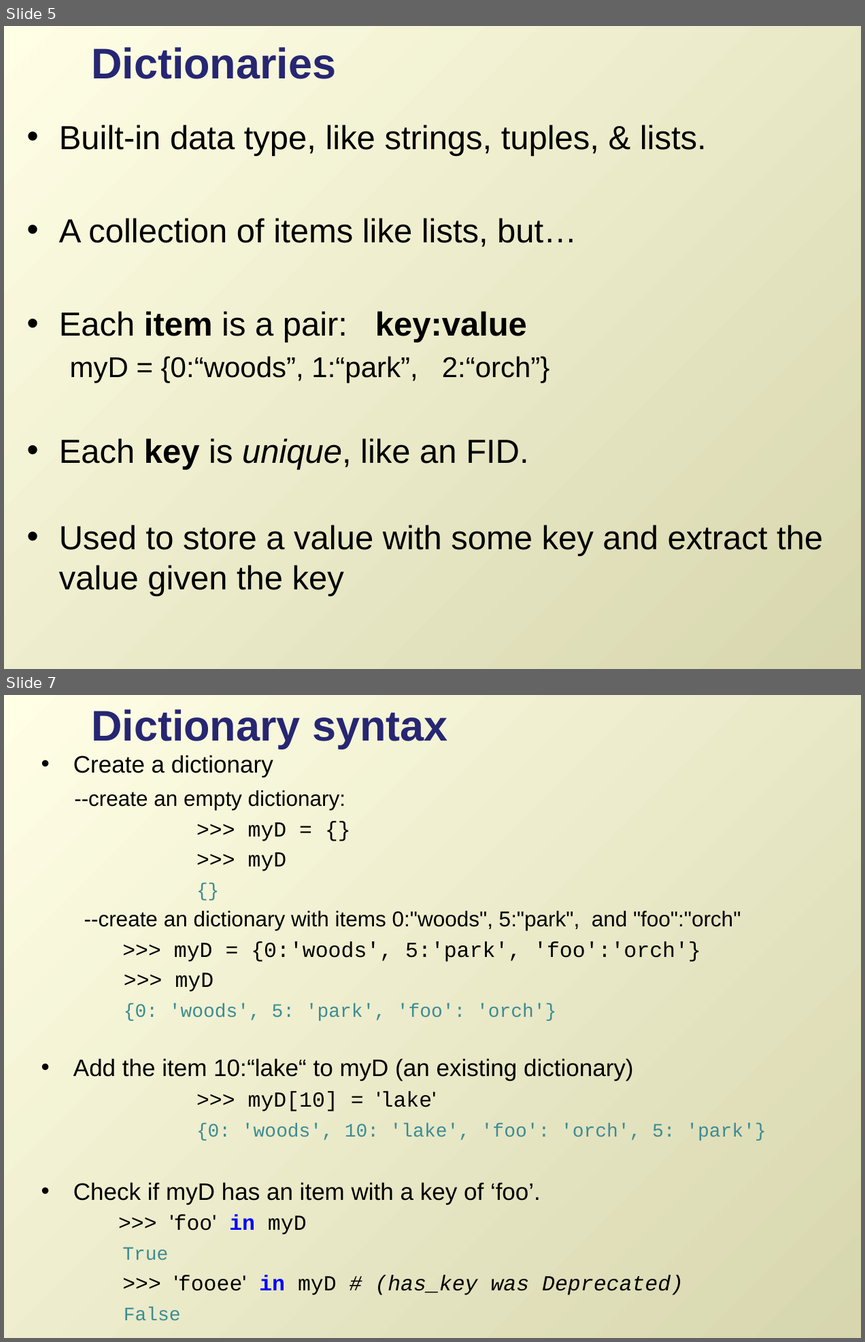
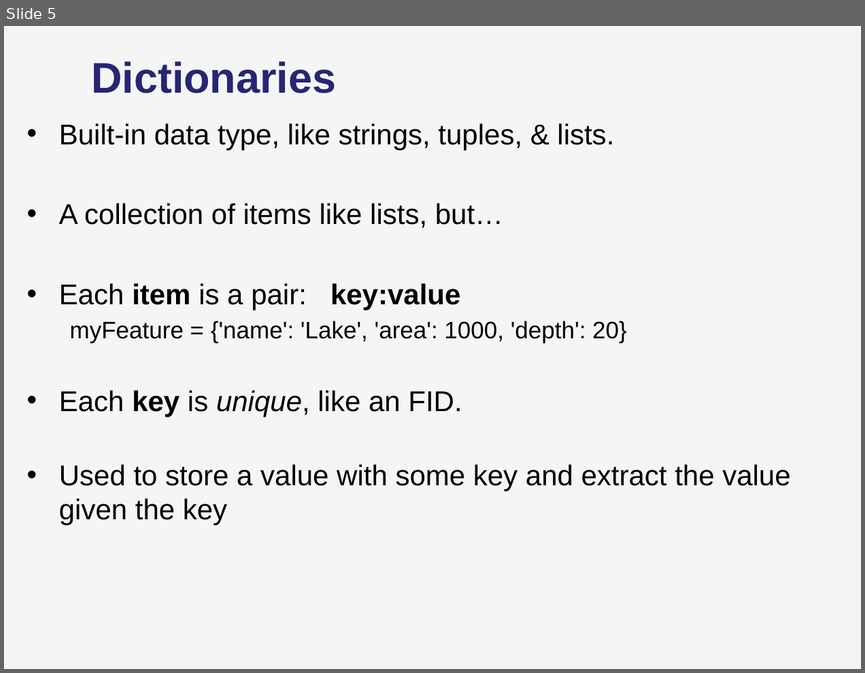
Before and after one commit to lgtateos/gis540, a slide deck: slides/dictionaries.pptx. Shown one above the other, each under a label of ours: slides 5 and 7 before the commit, slide 5 after it; the slides between them are not shown. The pictures are 865x1342 and 865x673 pixels, drawn with LibreOffice and Linux fonts; fonts in the diff are those of the drawing. Boxes give left, top, right and bottom in pixels: in the first picture for what was removed or moved away, otherwise in the second. Text is boxed around its words. In the diff, an @@ line names an element or a change of style, - is before the commit and + after.

```diff
--- a/slides/dictionaries.pptx
+++ b/slides/dictionaries.pptx
@@ slide 7 removed at (x1=4, y1=695, x2=861, y2=1338), background gradient #FFFFE6 to #D7D6AE @@
@@ title removed at (x1=91, y1=709, x2=448, y2=748) @@
-Dictionary syntax
@@ text removed at (x1=73, y1=755, x2=766, y2=1321) @@
-• Create a dictionary
---create an empty dictionary:
-  >>> myD = {}
-  >>> myD
-  {}
-  --create an dictionary with items 0:"woods", 5:"park", and "foo":"orch"
-  >>> myD = {0:'woods', 5:'park', 'foo':'orch'}
-  >>> myD
-  {0: 'woods', 5: 'park', 'foo': 'orch'}
-• Add the item 10:“lake“ to myD (an existing dictionary)
-  >>> myD[10] = 'lake'
-  {0: 'woods', 10: 'lake', 'foo': 'orch', 5: 'park'}
-• Check if myD has an item with a key of ‘foo’.
->>> 'foo' in myD
-  True
-  >>> 'fooee' in myD # (has_key was Deprecated)
-  False
@@ slide 5 changed as well @@
@@ background gradient #FFFFE6 to #D7D6AE to #F5F5F6 @@
@@ title "Dictionaries" moved from (x1=91, y1=47, x2=336, y2=79) to (x1=91, y1=61, x2=336, y2=93) @@
@@ text at (x1=59, y1=123, x2=790, y2=525): size 28 to 24 pt in "Built-in data type, like strings, tuples, & ...", "A collection of items like lists, but…", "Each item is a pair: key:value", "Each key is unique, like an FID." and 1 more places @@
@@ text at (x1=70, y1=320, x2=627, y2=343): text changed; size 24 to 20 pt @@
-  myD = {0:“woods”, 1:“park”, 2:“orch”}
+  myFeature = {'name': 'Lake', 'area': 1000, 'depth': 20}
```
Also in this commit, not shown: 28 other slides changed, 4 slides added.
